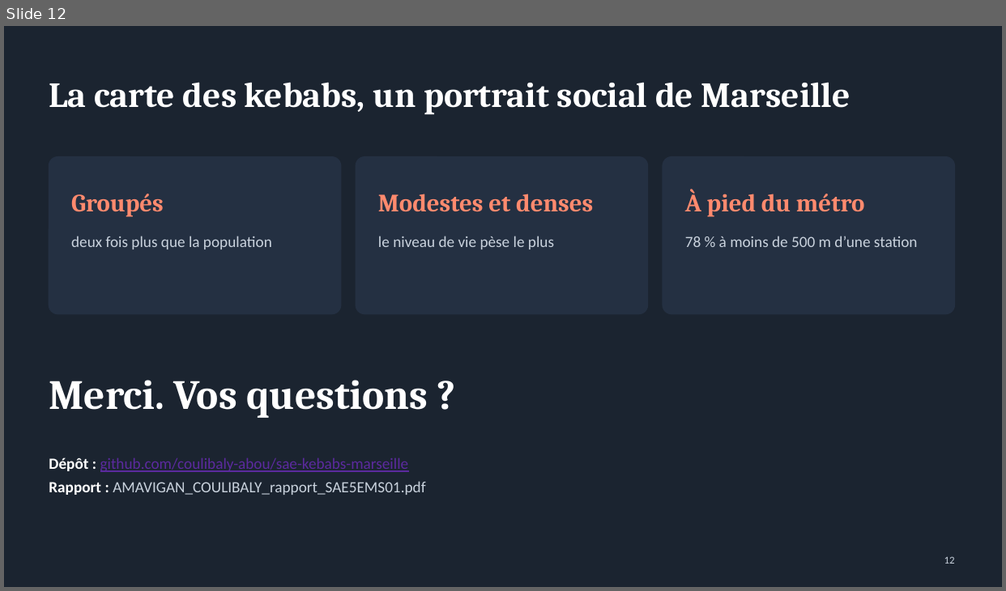
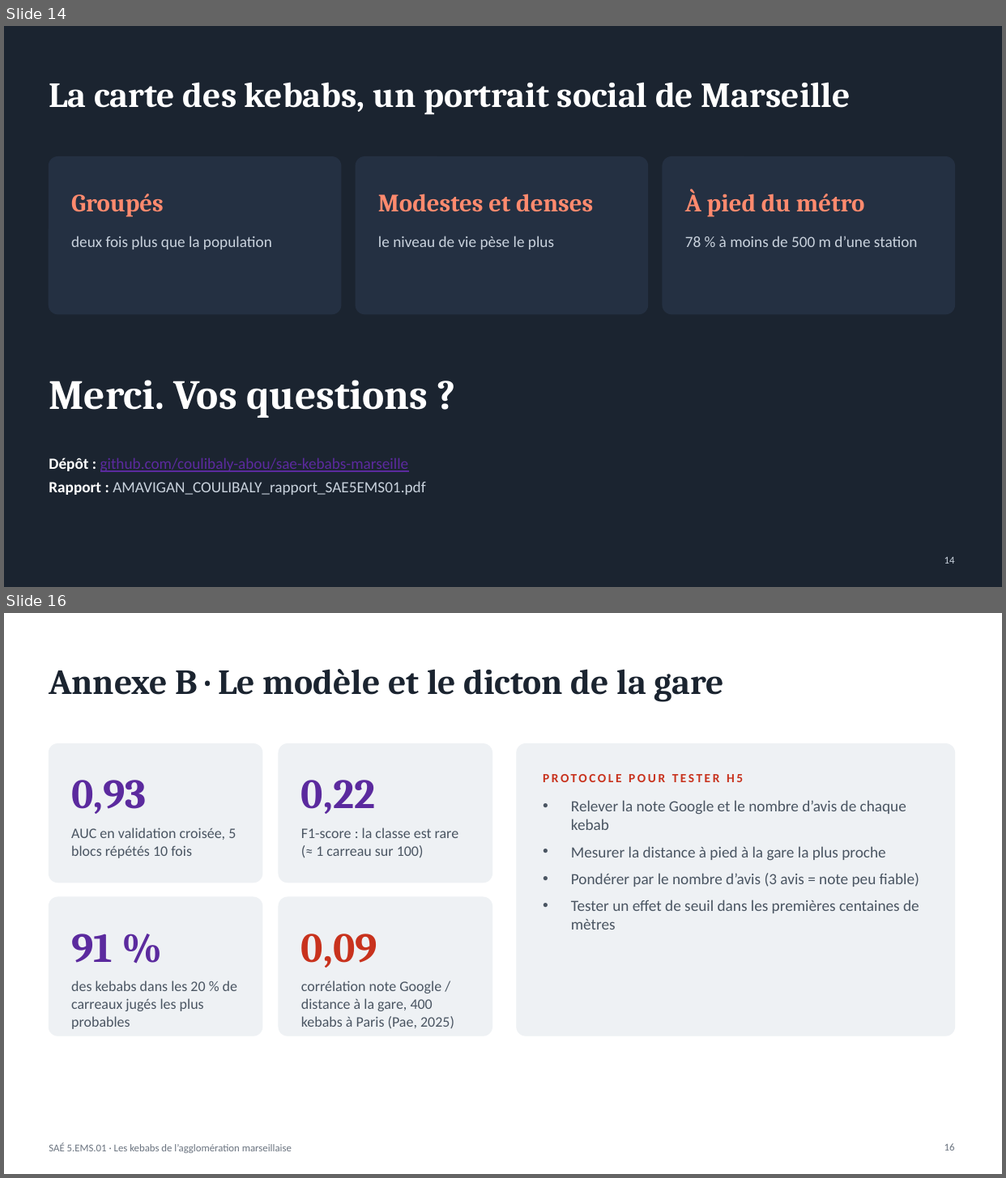
Before and after one commit to coulibaly-abou/sae-kebabs-marseille, a slide deck: rapport/AMAVIGAN_COULIBALY_soutenance_SAE5EMS01.pptx. Shown one above the other, each under a label of ours: slide 12 before the commit, slides 14 and 16 after it; the slides between them are not shown. The pictures are 1006x591 and 1006x1178 pixels, drawn with LibreOffice and Linux fonts; fonts in the diff are those of the drawing. Boxes give left, top, right and bottom in pixels: in the first picture for what was removed or moved away, otherwise in the second. Text is boxed around its words. In the diff, an @@ line names an element or a change of style, - is before the commit and + after.

```diff
--- a/rapport/AMAVIGAN_COULIBALY_soutenance_SAE5EMS01.pptx
+++ b/rapport/AMAVIGAN_COULIBALY_soutenance_SAE5EMS01.pptx
@@ slide 16 added at [4,613,1002,1174], background #FFFFFF @@
@@ title added at [49,669,723,702], 34 pt, text #1B2430, bold @@
+Annexe B · Le modèle et le dicton de la gare
@@ rounded rectangle added at [49,744,262,883], fill #EEF1F4, outline #EEF1F4 1 pt @@
@@ rounded rectangle added at [279,744,492,883], fill #EEF1F4, outline #EEF1F4 1 pt @@
@@ rounded rectangle added at [517,744,955,1036], fill #EEF1F4, outline #EEF1F4 1 pt @@
@@ text added at [71,780,147,814], 40 pt, text #5B2A9E, bold @@
+0,93
@@ text added at [301,780,375,814], 40 pt, text #5B2A9E, bold @@
+0,22
@@ text added at [543,774,743,782], 12 pt, text #C8321D, bold @@
+PROTOCOLE POUR TESTER H5
@@ text added at [571,800,919,930], 15 pt, text #4A5562 @@
+• Relever la note Google et le nombre d’avis de chaque kebab
+• Mesurer la distance à pied à la gare la plus proche
+• Pondérer par le nombre d’avis (3 avis = note peu fiable)
+• Tester un effet de seuil dans les premières centaines de mètres
@@ text added at [71,828,236,858], 14 pt, text #4A5562 @@
+AUC en validation croisée, 5 blocs répétés 10 fois
@@ text added at [301,828,459,858], 14 pt, text #4A5562 @@
+F1-score : la classe est rare (≈ 1 carreau sur 100)
@@ rounded rectangle added at [49,897,262,1036], fill #EEF1F4, outline #EEF1F4 1 pt @@
@@ rounded rectangle added at [279,897,492,1036], fill #EEF1F4, outline #EEF1F4 1 pt @@
@@ text added at [71,934,113,963], 40 pt, text #5B2A9E, bold @@
+91 %
@@ text added at [301,934,377,968], 40 pt, text #C8321D, bold @@
+0,09
@@ text added at [71,981,237,1029], 14 pt, text #4A5562 @@
+des kebabs dans les 20 % de carreaux jugés les plus probables
@@ text added at [301,981,454,1029], 14 pt, text #4A5562 @@
+corrélation note Google / distance à la gare, 400 kebabs à Paris (Pae, 2025)
@@ text added at [49,1144,292,1153], 10 pt, text #6B7480 @@
+SAÉ 5.EMS.01 · Les kebabs de l’agglomération marseillaise
@@ page number added at [944,1144,955,1151], 10 pt, text #6B7480 @@
+16
@@ what was slide 12 is now slide 14 @@
@@ page number at [944,557,955,564]: text changed @@
-12
+14
```
Also in this commit, not shown: 5 slides changed, 3 other slides added, 17 other files.
